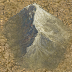
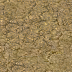
The second 72 x 72 image is a revision of the first. Changes to its layers:
hid "lonemntbis" over [0, 2, 72, 72]
hid "lonemnt" over [8, 3, 69, 70]
